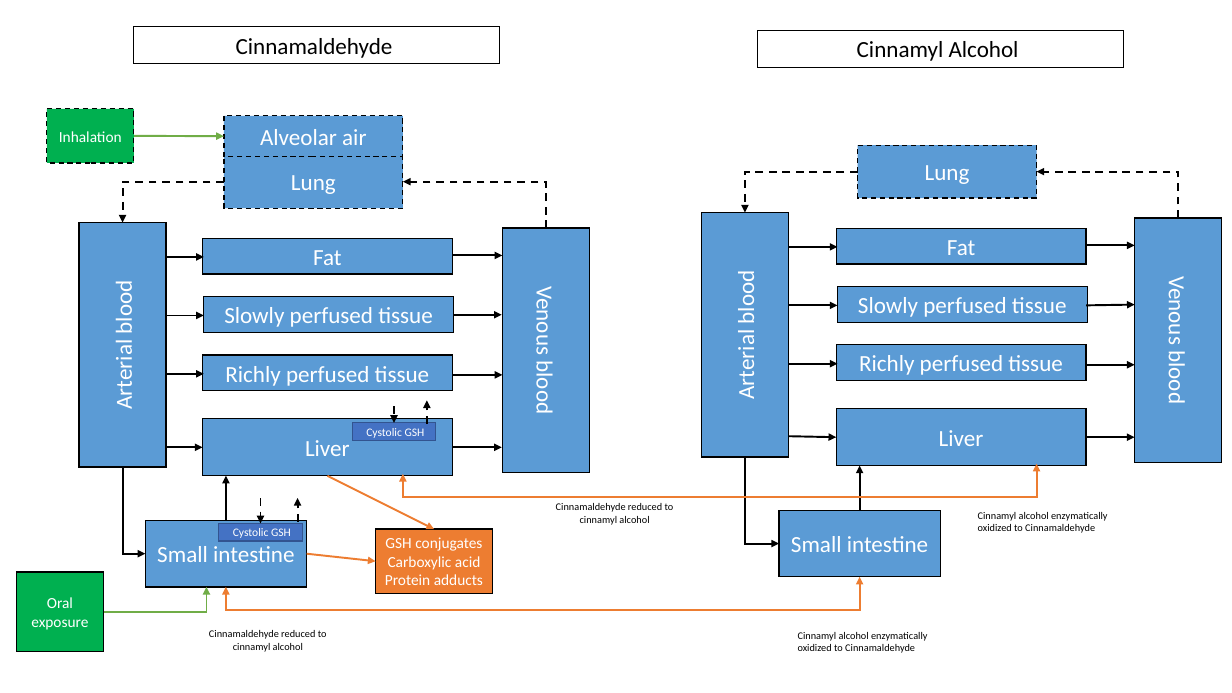
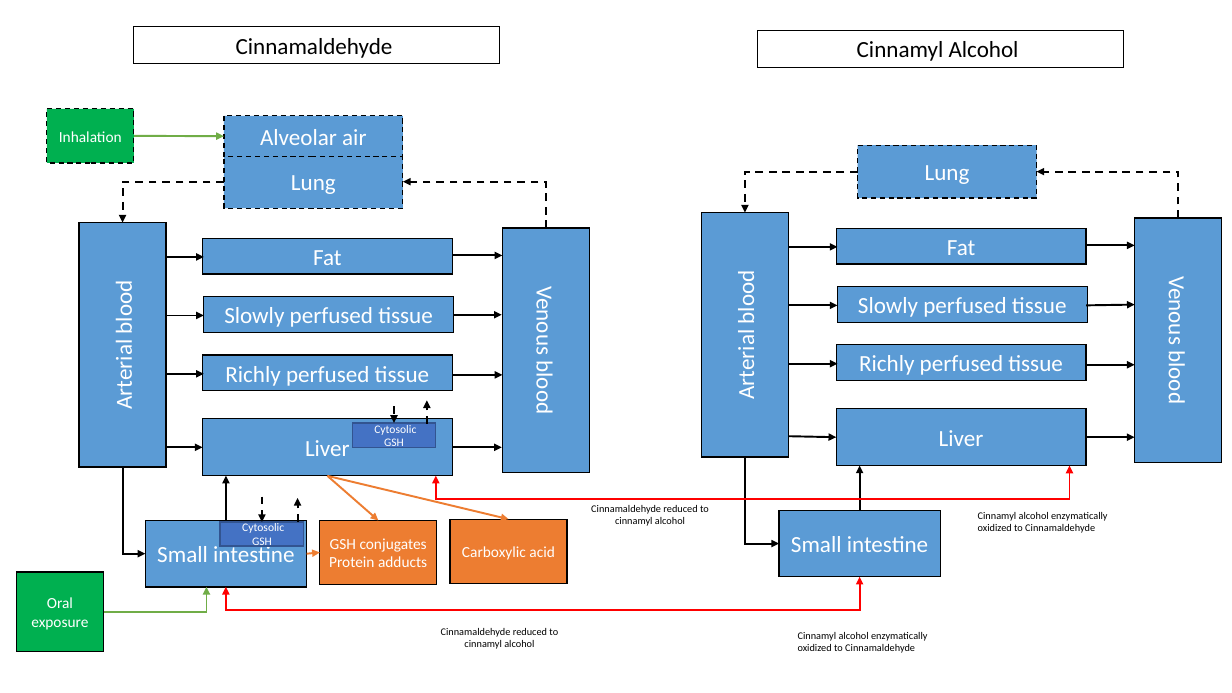
Before and after one commit to jjLugt/Cinnamaldehyde-pbk, a slide deck: slide 2 of Model outline.pptx. Drawn at 1232x693 pixels with LibreOffice and Linux fonts; fonts in the diff are those of the drawing. Boxes give left, top, right and bottom in pixels: in the first picture for what was removed or moved away, otherwise in the second. Text is boxed around its words. In the diff, an @@ line names an element or a change of style, - is before the commit and + after.

```diff
--- a/Model outline.pptx
+++ b/Model outline.pptx
@@ rectangle "Cytosolic GSH": place and size @@
-rectangle "Cytosolic GSH" at (352,423,436,441)
+rectangle "Cytosolic GSH" at (352,423,436,448)
@@ text in rectangle at (374,423,416,448): text changed @@
-Cystolic GSH
+Cytosolic GSH
@@ arrow moved from (327, 476) - (434, 530) to (327, 476) - (378, 520) @@
@@ arrow added from (327, 476) to (508, 519), #ED7D31 1.5 pt @@
@@ elbow double arrow moved from (403, 474) - (1037, 464) to (436, 476) - (1070, 466) @@
@@ elbow double arrow (436, 476) - (1070, 466): stroke #ED7D31 1.5 pt to #FF0000 1.5 pt @@
@@ text "Cinnamaldehyde reduced to cinnamyl alcohol": place and size @@
-text "Cinnamaldehyde reduced to cinnamyl alcohol" at (556,503,674,525)
+text "Cinnamaldehyde reduced to cinnamyl alcohol" at (591,505,709,526)
@@ rectangle "Cytosolic GSH": place and size @@
-rectangle "Cytosolic GSH" at (219,523,303,541)
+rectangle "Cytosolic GSH" at (220,522,304,546)
@@ text in rectangle at (242,522,284,549): text changed @@
-Cystolic GSH
+Cytosolic GSH
@@ rectangle "GSH conjugates": place and size @@
-rectangle "GSH conjugates" at (375,530,493,593)
+rectangle "GSH conjugates" at (320,520,437,584)
@@ rectangle added at (450,519,567,583), fill #ED7D31, outline #000000 1 pt, 12 pt, text #FFFFFF @@
+Carboxylic acid
@@ arrow moved from (307, 554) - (375, 561) to (307, 554) - (320, 553) @@
@@ text in rectangle at (388,556,480,570): paragraph removed @@
-Carboxylic acid
@@ elbow double arrow (226, 587) - (860, 577): stroke #ED7D31 1.5 pt to #FF0000 1.5 pt @@
@@ text "Cinnamaldehyde reduced to cinnamyl alcohol": place and size @@
-text "Cinnamaldehyde reduced to cinnamyl alcohol" at (209,630,327,652)
+text "Cinnamaldehyde reduced to cinnamyl alcohol" at (441,628,558,649)
```
Also in this commit, not shown: 6 other files.
